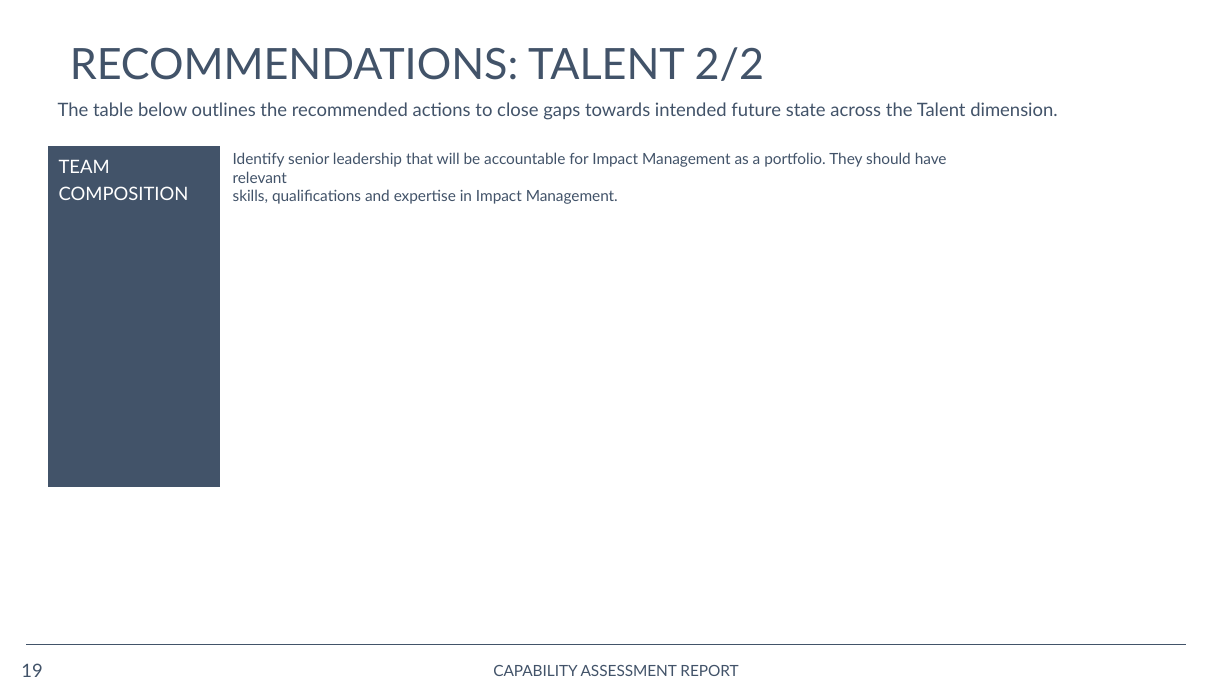
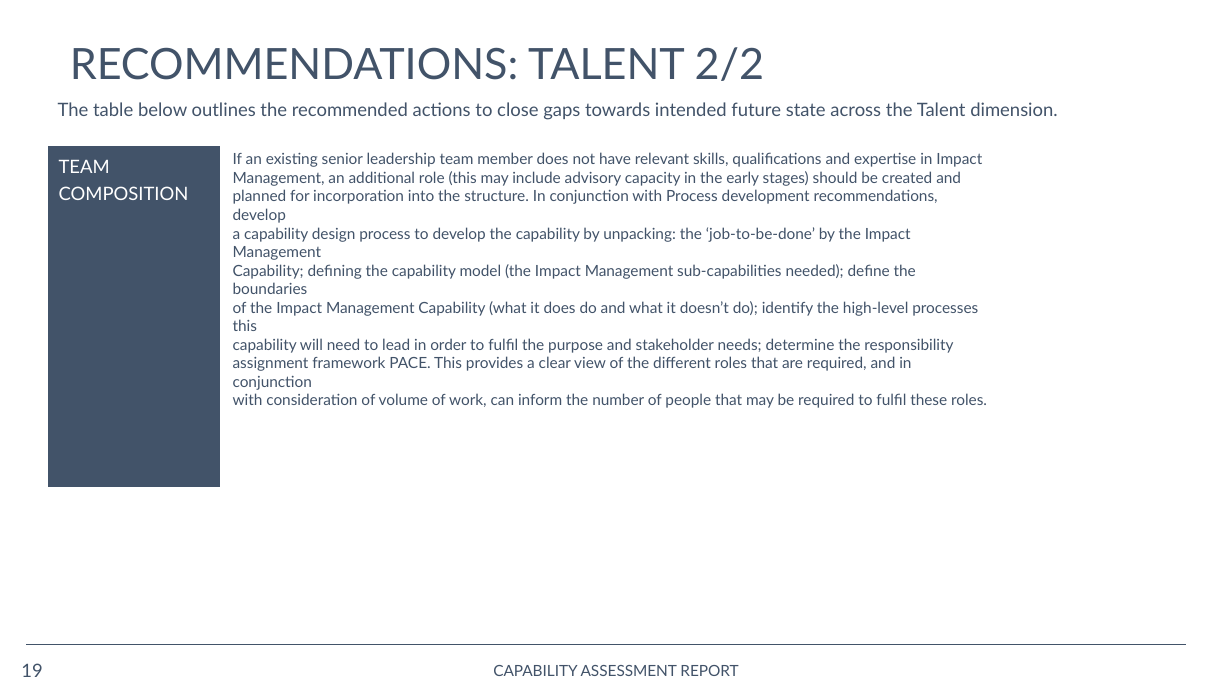
Before and after one commit to opus-meum/power-automate, a slide deck: slide 19 of Capability Assessment Report.pptx. Drawn at 1232x693 pixels with LibreOffice and Linux fonts; fonts in the diff are those of the drawing; background and template pictures are left out. Boxes give left, top, right and bottom in pixels: in the first picture for what was removed or moved away, otherwise in the second. Text is boxed around its words. In the diff, an @@ line names an element or a change of style, - is before the commit and + after.

```diff
--- a/Capability Assessment Report.pptx
+++ b/Capability Assessment Report.pptx
@@ text at [233,152,987,408]: text changed @@
-Identify senior leadership that will be accountable for Impact Management as a portfolio. They should have relevant
-skills, qualifications and expertise in Impact Management.
+If an existing senior leadership team member does not have relevant skills, qualifications and expertise in Impact
+Management, an additional role (this may include advisory capacity in the early stages) should be created and
+planned for incorporation into the structure. In conjunction with Process development recommendations, develop
+a capability design process to develop the capability by unpacking: the ‘job-to-be-done’ by the Impact Management
+Capability; defining the capability model (the Impact Management sub-capabilities needed); define the boundaries
+of the Impact Management Capability (what it does do and what it doesn’t do); identify the high-level processes this
+capability will need to lead in order to fulfil the purpose and stakeholder needs; determine the responsibility
+assignment framework PACE. This provides a clear view of the different roles that are required, and in conjunction
+with consideration of volume of work, can inform the number of people that may be required to fulfil these roles.
```
Also in this commit, not shown: 11 other slides changed, 19 other files.
